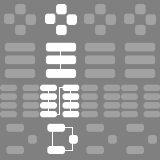
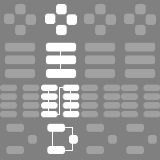
Two versions of the same layered image (160px x 160px). Layer-by-layer changes:
added layer "Transformation" above "Pasted Layer #6" over 40, 84, 80, 118
painted on "Pasted Layer #4" over 40, 84, 80, 118
